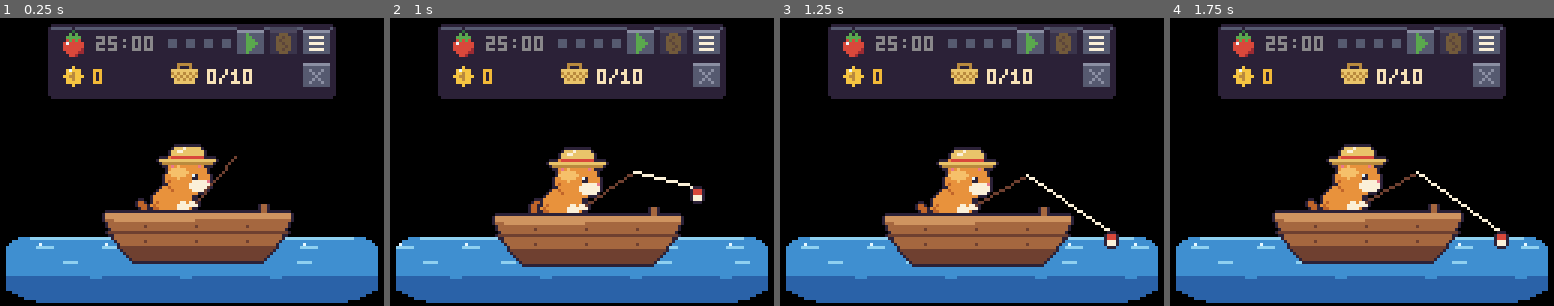
Above: before the commit, frames 1-4 (left to right).
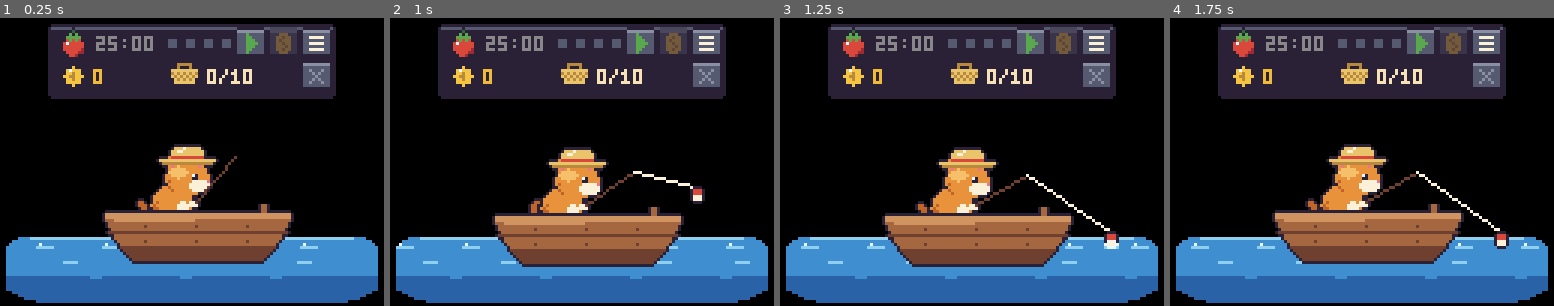
Above: after the commit, the same moments.

Repository: jiahecairen/pixel-cat-fishing
Game: Godot game, scene res://presentation/main.tscn
Two runs of this game, one before a commit and one after it. Both use one fixed random seed, a clock stepped at 60 frames per second and the inputs below.
Inputs (mouse positions are in pixels of both pictures, inside the frame that each line leads up to):
- Up to frame 1 (0.25 s): no input
- Up to frame 2 (1 s): move the mouse to (666, 147) at 0.52 s; click (666, 147) at 0.67 s
- Up to frame 3 (1.25 s): no input
- Up to frame 4 (1.75 s): drag from (1285, 176) to (1342, 219) at 1.27 s

Frames 1-2 are identical in both runs. In frame 3, less than 0.1% of the frame differs, in the area x 84-89%, y 77-81%; in frame 4, nothing differs.

Commit message:
第三阶段：8-bit 音效、动画反馈、macOS 导出预设与应用图标
Co-Authored-By: Claude Fable 5.2 <noreply@anthropic.com>
Claude-Session: https://claude.ai/code/session_01MGVgxpnz2EqSwpVSKzj7dd

Diff:
--- a/core/game_state.gd
+++ b/core/game_state.gd
@@ -16,7 +16,7 @@
 var pomodoro: Dictionary = {"phase": 0, "phase_end_ms": 0, "cycle_done": 0}
 var stats: Dictionary = {"total_pomodoros": 0, "daily": {}, "total_fish": 0, "fish_counts": {}}
 ## 时长设置为 0 表示"使用 balance.json 的默认值"
-var settings: Dictionary = {"pixel_scale": 3, "focus_min": 0, "short_break_min": 0, "long_break_min": 0}
+var settings: Dictionary = {"pixel_scale": 3, "sfx_volume": 2, "focus_min": 0, "short_break_min": 0, "long_break_min": 0}
 var upgrades: Dictionary = {"rod": 0, "bait": 0, "basket": 0}
 var window: Dictionary = {"has_pos": false, "x": 0, "y": 0}
 
--- a/data/balance.json
+++ b/data/balance.json
@@ -78,6 +78,11 @@
       2,
       5,
       1
+    ],
+    "sfx_volume": [
+      0,
+      3,
+      1
     ]
   }
 }
--- a/presentation/labels.gd
+++ b/presentation/labels.gd
@@ -23,7 +23,8 @@
 	"短休": Rect2(0, 180, 19, 10),
 	"长休": Rect2(0, 190, 19, 10),
 	"大小": Rect2(0, 200, 19, 10),
-	"小鲫鱼": Rect2(0, 210, 29, 10),
-	"鲈鱼": Rect2(0, 220, 19, 10),
-	"金锦鲤": Rect2(0, 230, 29, 10),
+	"音效": Rect2(0, 210, 19, 10),
+	"小鲫鱼": Rect2(0, 220, 29, 10),
+	"鲈鱼": Rect2(0, 230, 19, 10),
+	"金锦鲤": Rect2(0, 240, 29, 10),
 }
--- a/presentation/main.gd
+++ b/presentation/main.gd
@@ -18,6 +18,8 @@
 const FONT_ORDER := "0123456789:/+x-"
 const FPS_NORMAL := 30
 const FPS_DRAG := 60
+const SFX := ["click", "cast", "bite", "reel", "catch", "rare", "coin", "buy", "deny", "done", "break_end"]
+const VOLUME_DB := [-80.0, -22.0, -12.0, -5.0]   # 音效档位 0(静音)..3
 
 # ---- 布局（美术像素） ----
 const PANEL_POS := Vector2(15, 1)
@@ -41,6 +43,13 @@
 var tex: Dictionary = {}
 var px_scale: int = 3
 var floats: Array = []          # 飘字: {text, icon, pos, t0}
+var particles: Array = []       # 闪光粒子: {pos, vel, t0, life}
+var sfx: Dictionary = {}
+var _players: Array = []
+var _next_player: int = 0
+var _last_fs: int = -1
+var _hop_t0: int = -100000      # 小猫开心跳一下的起始时刻
+var _splash_t0: int = -100000
 var _pressed_btn: String = ""
 var _dragging: bool = false
 var _last_win_pos := Vector2i.ZERO
@@ -84,10 +93,18 @@
 
 	for n in ["cat", "boat", "water", "tomato", "coin", "basket", "bobber", "bang", "zzz",
 			"font", "dots", "panel", "btn_play", "btn_stop", "btn_sell", "btn_skip", "btn_close",
-			"btn_menu", "btn_plus", "btn_minus", "pips", "hold", "labels"]:
+			"btn_menu", "btn_plus", "btn_minus", "pips", "hold", "labels", "sparkle", "splash"]:
 		tex[n] = load("res://assets/sprites/%s.png" % n)
 	for f in fish:
 		tex[f["sprite"]] = load("res://assets/sprites/%s.png" % f["sprite"])
+
+	for n in SFX:
+		sfx[n] = load("res://assets/sfx/%s.wav" % n)
+	for i in 4:
+		var pl := AudioStreamPlayer.new()
+		add_child(pl)
+		_players.append(pl)
+	_last_fs = game.fishing.state
 
 	adapter = Platform.create()
 	var win := get_window()
@@ -114,15 +131,38 @@
 		_update_polygon()
 
 
-## 设置里调整窗口大小（每个美术像素放大几倍）。
-func change_pixel_scale(direction: int) -> void:
-	var lim: Array = _limits.get("pixel_scale", [2, 5, 1])
-	var v := clampi(int(game.state.settings.get("pixel_scale", 3)) + direction, int(lim[0]), int(lim[1]))
-	if v == int(game.state.settings.get("pixel_scale", 3)):
-		return
-	game.state.settings["pixel_scale"] = v
+## 设置里循环切换：窗口大小 2→3→4→5→2，音效 0→1→2→3→0。
+func cycle_setting(key: String) -> void:
+	var lim: Array = _limits.get(key, [0, 3, 1])
+	var v := int(game.state.settings.get(key, lim[0])) + 1
+	if v > int(lim[1]):
+		v = int(lim[0])
+	game.state.settings[key] = v
 	game.dirty = true
-	_apply_pixel_scale()
+	if key == "pixel_scale":
+		_apply_pixel_scale()
+
+
+func play(name: String) -> void:
+	var vol := clampi(int(game.state.settings.get("sfx_volume", 2)), 0, 3)
+	if vol == 0 or not sfx.has(name):
+		return
+	var pl: AudioStreamPlayer = _players[_next_player]
+	_next_player = (_next_player + 1) % _players.size()
+	pl.stream = sfx[name]
+	pl.volume_db = VOLUME_DB[vol]
+	pl.play()
+
+
+func _sparkles(center: Vector2, count: int, spread: float, fall := false) -> void:
+	var t := Time.get_ticks_msec()
+	for i in count:
+		var a := randf() * TAU
+		var vel := Vector2(cos(a), sin(a)) * randf_range(4.0, 14.0)
+		var pos := center + Vector2(randf_range(-spread, spread), randf_range(-spread, spread) * 0.5)
+		if fall:
+			vel = Vector2(randf_range(-3.0, 3.0), randf_range(10.0, 22.0))
+		particles.append({"pos": pos, "vel": vel, "t0": t + randi() % 300, "life": randi_range(700, 1500)})
 
 
 func _update_polygon() -> void:
@@ -175,12 +215,31 @@
 	if _debug_speed > 1.0 and game.fishing.state != _debug_last_state:
 		_debug_last_state = game.fishing.state
 		print("[debug] frame %d fishing=%s" % [Engine.get_frames_drawn(), Fishing.State.keys()[_debug_last_state]])
+	_fishing_feedback()
 	_track_window()
 	if game.dirty:
 		_save()
 	if not adapter.is_overlay():
 		_fit_fullscreen()
 	queue_redraw()
+
+
+## 钓鱼状态切换时的音效和水花。
+func _fishing_feedback() -> void:
+	var fs: int = game.fishing.state
+	if fs == _last_fs:
+		return
+	_last_fs = fs
+	match fs:
+		Fishing.State.CASTING:
+			play("cast")
+		Fishing.State.WAITING:
+			_splash_t0 = Time.get_ticks_msec()
+		Fishing.State.HOOKED:
+			_splash_t0 = Time.get_ticks_msec()
+			play("bite")
+		Fishing.State.REELING:
+			play("reel")
 
 
 func _fit_fullscreen() -> void:
@@ -209,11 +268,21 @@
 func _on_event(e: Dictionary) -> void:
 	match e["type"]:
 		"catch":
-			pass   # 鱼的上钩动画由钓鱼状态直接驱动
+			_hop_t0 = Time.get_ticks_msec()
+			var f: Dictionary = game.fish_by_id.get(e["fish_id"], {})
+			if int(f.get("rarity", 0)) >= 2:
+				play("rare")
+				_sparkles(CAT_POS + Vector2(17, -10), 12, 8.0)
+			else:
+				play("catch")
 		"focus_done":
+			play("done")
+			_hop_t0 = Time.get_ticks_msec()
+			_sparkles(Vector2(64, 30), 26, 44.0, true)
 			_float("+%d" % e["gold"], "coin", Vector2(36, 31))
 			adapter.notify("番茄完成！", "钓到 %d 条鱼，获得 %d 金币。休息一下吧。" % [e["fish_count"], e["gold"]])
 		"break_done":
+			play("break_end")
 			adapter.notify("休息结束", "小猫睡醒了，准备开始下一个番茄吧。")
 		"basket_full":
 			adapter.notify("鱼篓满了", "卖掉鱼，或者开始一个番茄让小猫继续钓。")
@@ -242,9 +311,11 @@
 	elif BTN_SELL.has_point(p):
 		_pressed_btn = "sell"
 		var gold := game.sell_basket()
+		play("coin" if gold > 0 else "deny")
 		if gold > 0:
 			_float("+%d" % gold, "coin", Vector2(36, 31))
 	elif BTN_MENU.has_point(p):
+		play("click")
 		menu.open = not menu.open
 		_update_polygon()
 	elif BTN_CLOSE.has_point(p):
@@ -259,12 +330,14 @@
 
 
 func _press_main() -> void:
+	play("click")
 	match game.pomodoro.phase():
 		Pomodoro.Phase.IDLE:
 			game.start_focus()
 		Pomodoro.Phase.FOCUS:
 			var gold := game.abandon_focus()
 			if gold > 0:
+				play("coin")
 				_float("+%d" % gold, "coin", Vector2(36, 31))
 		_:
 			game.skip_break()
@@ -286,6 +359,10 @@
 	_tex_frame("water", WATER_POS, (t / 600) % 3, 3)
 	var cat_pos := CAT_POS + bob
 	var frame := (2 + (t / 1100) % 2) if on_break else (t / 700) % 2
+	var hop_age := t - _hop_t0
+	if hop_age < 600 and not on_break:
+		frame = 2   # 眯眼开心
+		cat_pos.y -= 2 if hop_age < 140 else (1 if hop_age < 280 else 0)
 	_tex_frame("cat", cat_pos, frame, 4)
 
 	draw_texture(tex["boat"], BOAT_POS + bob)
@@ -293,9 +370,12 @@
 		draw_texture(tex["zzz"], cat_pos + Vector2(32, -2 - (t / 500) % 3))
 	else:
 		_draw_fishing(cat_pos, fs, prog, t)
+	if not on_break and t - _splash_t0 < 360:
+		_tex_frame("splash", BOBBER_POS + Vector2(-3, 3), 0 if t - _splash_t0 < 180 else 1, 2)
 	_draw_hud(now)
 	menu.draw()
 	_draw_floats(t)
+	_draw_particles(t)
 
 
 func _draw_fishing(cat_pos: Vector2, fs: int, prog: float, t: int) -> void:
@@ -389,6 +469,20 @@
 	floats = keep
 
 
+func _draw_particles(t: int) -> void:
+	var keep: Array = []
+	for p in particles:
+		var age: int = t - int(p["t0"])
+		if age < int(p["life"]):
+			keep.append(p)
+			if age >= 0:
+				var pos: Vector2 = (p["pos"] + p["vel"] * (age / 1000.0)).round()
+				# 一闪一闪：大小两帧交替，寿命末尾只剩小的
+				var small: bool = age > int(p["life"]) * 0.6 or (age / 120) % 2 == 1
+				_tex_frame("sparkle", pos, 1 if small else 0, 2)
+	particles = keep
+
+
 # ---- 给菜单用的公开绘制接口 ----
 func tex_frame(name: String, pos: Vector2, frame: int, count: int, mod := Color.WHITE) -> void:
 	_tex_frame(name, pos, frame, count, mod)
--- a/presentation/menu.gd
+++ b/presentation/menu.gd
@@ -11,9 +11,9 @@
 	["bait", "鱼饵", "稀有鱼更容易上钩"],
 	["basket", "鱼篓", "鱼篓容量加二"],
 ]
-const SETTINGS := [
-	["focus_min", "专注"], ["short_break_min", "短休"], ["long_break_min", "长休"], ["pixel_scale", "大小"],
-]
+const SETTINGS := [["focus_min", "专注"], ["short_break_min", "短休"], ["long_break_min", "长休"]]
+## 第 4 行放两个"点一下换一档"的设置：[键, 标签, 标签x, 数值x, 按钮x]
+const CYCLES := [["pixel_scale", "大小", 19, 40, 50], ["sfx_volume", "音效", 66, 87, 99]]
 const ROW_Y := 44
 const ROW_H := 12
 
@@ -39,12 +39,13 @@
 	for i in TABS.size():
 		if _tab_rect(i).has_point(p):
 			tab = i
+			m.play("click")
 			return true
 	match tab:
 		0:
 			for i in UPGRADES.size():
 				if _plus_rect(i).has_point(p):
-					m.game.buy_upgrade(UPGRADES[i][0])
+					m.play("buy" if m.game.buy_upgrade(UPGRADES[i][0]) else "deny")
 		3:
 			for i in SETTINGS.size():
 				var dir := 0
@@ -53,10 +54,12 @@
 				elif _plus_rect(i, 99).has_point(p):
 					dir = 1
 				if dir != 0:
-					if SETTINGS[i][0] == "pixel_scale":
-						m.change_pixel_scale(dir)
-					else:
-						m.game.adjust_duration(SETTINGS[i][0], dir)
+					m.game.adjust_duration(SETTINGS[i][0], dir)
+					m.play("click")
+			for c in CYCLES:
+				if _plus_rect(3, c[4]).has_point(p):
+					m.cycle_setting(c[0])
+					m.play("click")
 	return true
 
 # ------------------------------------------------------------------ 绘制
@@ -143,10 +146,15 @@
 func _draw_settings() -> void:
 	var g = m.game
 	for i in SETTINGS.size():
-		var key: String = SETTINGS[i][0]
 		var y: int = ROW_Y + i * ROW_H
 		m.label(SETTINGS[i][1], Vector2(19, y), Pal.L_W)
 		m.tex_frame("btn_minus", _plus_rect(i, 58).position, 0, 2)
 		m.tex_frame("btn_plus", _plus_rect(i, 99).position, 0, 2)
-		var s := ("x%d" % int(g.state.settings["pixel_scale"])) if key == "pixel_scale" else str(g.duration(key))
+		var s := str(g.duration(SETTINGS[i][0]))
 		m.text(s, Vector2(84 - s.length() * 2, y + 3), Pal.L_W)
+	var y4: int = ROW_Y + 3 * ROW_H
+	for c in CYCLES:
+		m.label(c[1], Vector2(c[2], y4), Pal.L_W)
+		var v := int(g.state.settings.get(c[0], 0))
+		m.text(("x%d" % v) if c[0] == "pixel_scale" else str(v), Vector2(c[3], y4 + 3), Pal.L_W)
+		m.tex_frame("btn_plus", _plus_rect(3, c[4]).position, 0, 2)
--- a/project.godot
+++ b/project.godot
@@ -8,7 +8,8 @@
 run/main_scene="res://presentation/main.tscn"
 config/features=PackedStringArray("4.7", "GL Compatibility")
 run/max_fps=30
-config/icon="res://assets/sprites/tomato.png"
+config/icon="res://assets/icon.png"
+config/version="0.1.0"
 
 [display]
 
@@ -24,6 +25,8 @@
 [rendering]
 
 textures/canvas_textures/default_texture_filter=0
+textures/vram_compression/import_etc2_astc=true
+textures/vram_compression/import_s3tc_bptc=true
 renderer/rendering_method="gl_compatibility"
 renderer/rendering_method.mobile="gl_compatibility"
 viewport/transparent_background=true
Binary file added: assets/icon.png
Not shown, added: assets/icon.png.import
Not shown, added: assets/sfx/bite.wav.import
Not shown, added: assets/sfx/break_end.wav.import
Not shown, added: assets/sfx/buy.wav.import
Not shown, added: assets/sfx/cast.wav.import
Not shown, added: assets/sfx/catch.wav.import
Not shown, added: assets/sfx/click.wav.import
Not shown, added: assets/sfx/coin.wav.import
Not shown, added: assets/sfx/deny.wav.import
Not shown, added: assets/sfx/done.wav.import
Not shown, added: assets/sfx/rare.wav.import
(and 19 more such lines)
